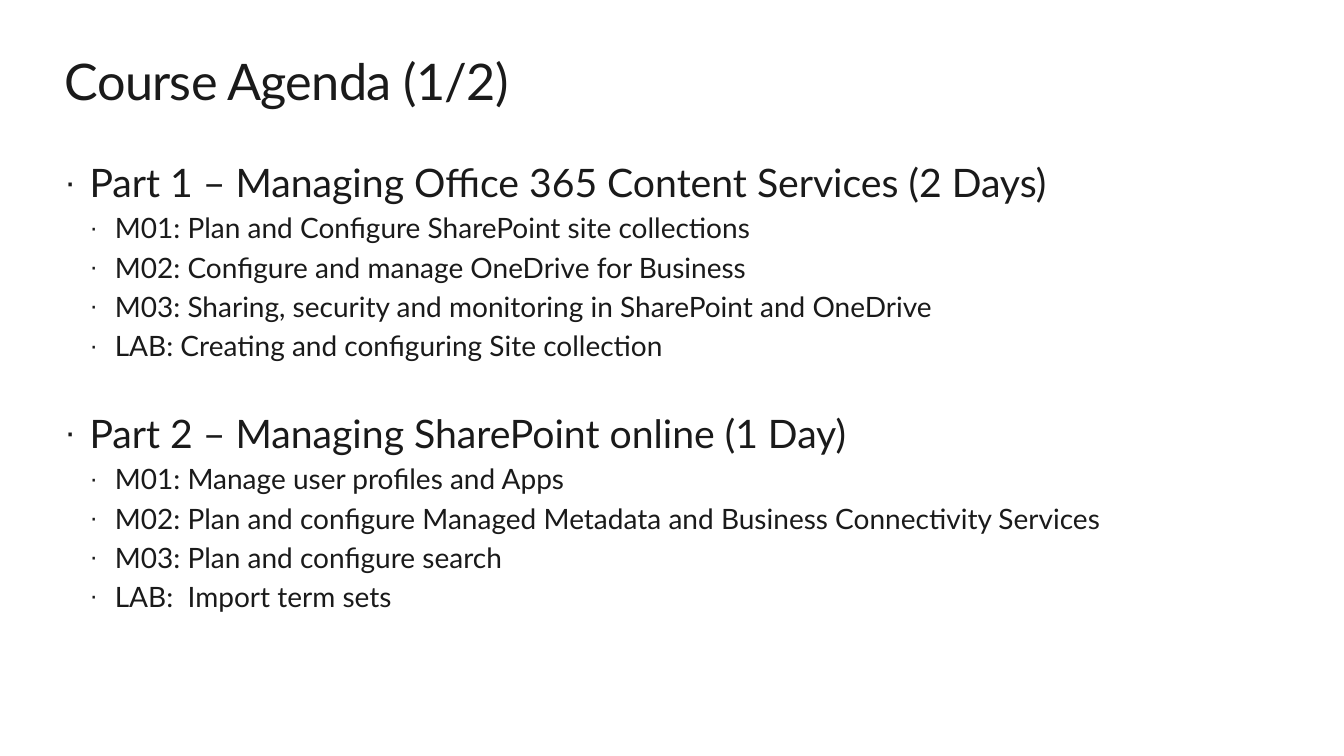
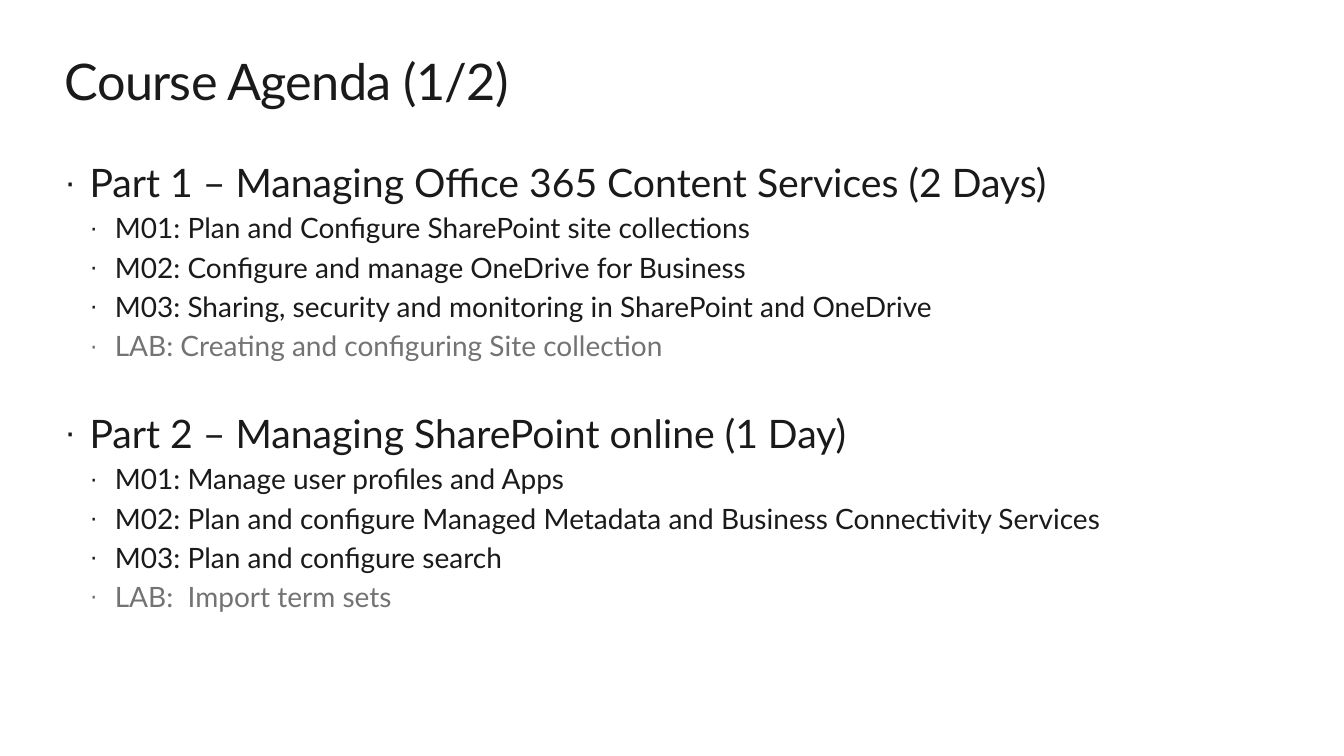
Before and after one commit to renaudwangler/ib, a slide deck: slide 3 of extra/MS-300AIntro.pptx. Drawn at 1344x756 pixels with LibreOffice and Linux fonts; fonts in the diff are those of the drawing. Boxes give left, top, right and bottom in pixels: in the first picture for what was removed or moved away, otherwise in the second. Text is boxed around its words. In the diff, an @@ line names an element or a change of style, - is before the commit and + after.

```diff
--- a/extra/MS-300AIntro.pptx
+++ b/extra/MS-300AIntro.pptx
@@ text at [115,335,662,612]: text colour #1A1A1A to #737373 in "LAB: Creating and configuring Site collection", "LAB: Import term sets" @@
```
Also in this commit, not shown: 1 other slide changed, 5 other files.
